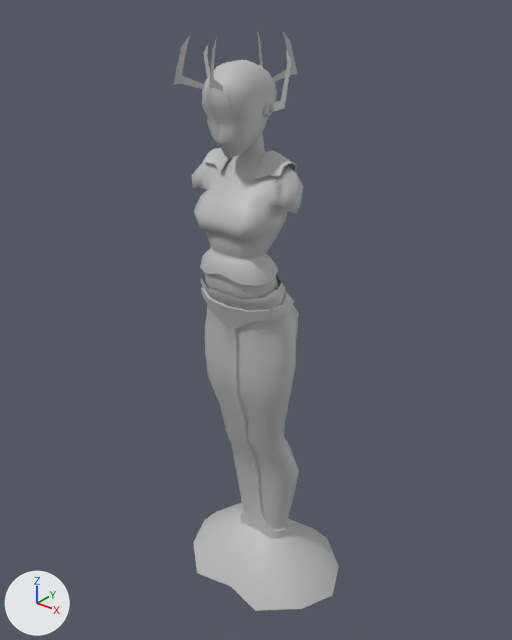
The FBX model Content/VFX_Chess/Assets/Characters/Queen/Queen_SK.fbx, before and after one commit.
Before and after are seen from a camera (50 mm lens) standing at (0.681, -0.834, 1.081) and looking at (-0.014, 0.034, 0.543). The axes (+X, +Y, +Z) are drawn at lower left. The lights are the same throughout. Where no turn or scale is listed for an object, it has been applied to the vertices.

Names of what the first picture shows: 'queen_geo'.
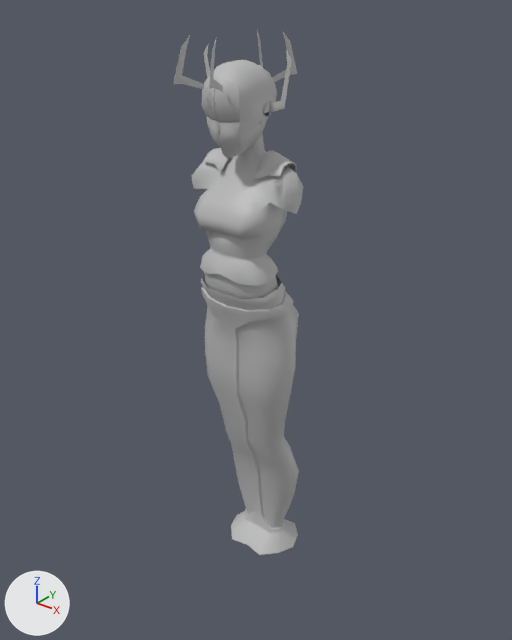
What the commit changed:
me_mesh is used by ob_queen_geo; location (0.0, 0.0, 0.0).
me_mesh had 1665 vertices, 1620 faces and spanned x -0.168..0.168, y -0.121..0.166, z -0.001..1.01.
me_mesh now has 3584 vertices, 4603 faces and spans x -0.101..0.101, y -0.121..0.102, z 0.064..1.01.
me_mesh part 1: 3 vertices moved from x -0.032..0.017, y -0.062..-0.012, z 0.821..0.896 to x -0.028..0.017, y -0.062..-0.014, z 0.821..0.896; 1 vertex removed from x 0.0, y -0.014, z 0.827; 1944 vertices added at x -0.081..0.081, y -0.121..0.075, z 0.799..1.01.
me_mesh part 2: 226 vertices moved from x -0.168..0.168, y -0.079..0.135, z 0.002..0.631 to x -0.088..0.088, y -0.057..0.101, z 0.068..0.631; 187 vertices removed from x -0.168..0.168, y -0.078..0.166, z -0.001..0.632; 163 vertices added at x -0.087..0.087, y -0.063..0.102, z 0.064..0.631.

Pixel boxes [x1, y1, x2, y2] of what changed, in the pictures (512 x 640 px; the box of a moved part takes in the faces that stretch with it):
'queen_geo', reshaped (22% narrower, 10% shorter): before [173, 30, 339, 611]; after [173, 31, 303, 555]
part 1 of me_mesh, built on: before [202, 106, 257, 184]; after [173, 31, 297, 184]
part 2 of me_mesh, moved or reshaped: before [193, 283, 339, 611]; after [201, 274, 299, 555]
